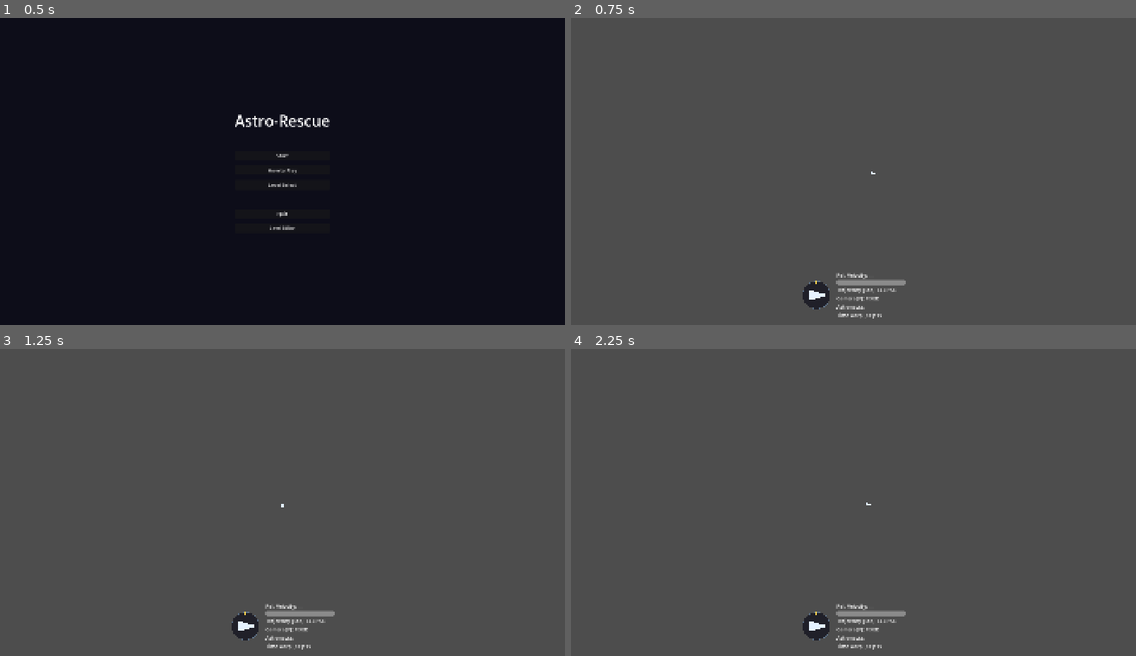
Above: before the commit, frames 1-4 (two rows, left to right).
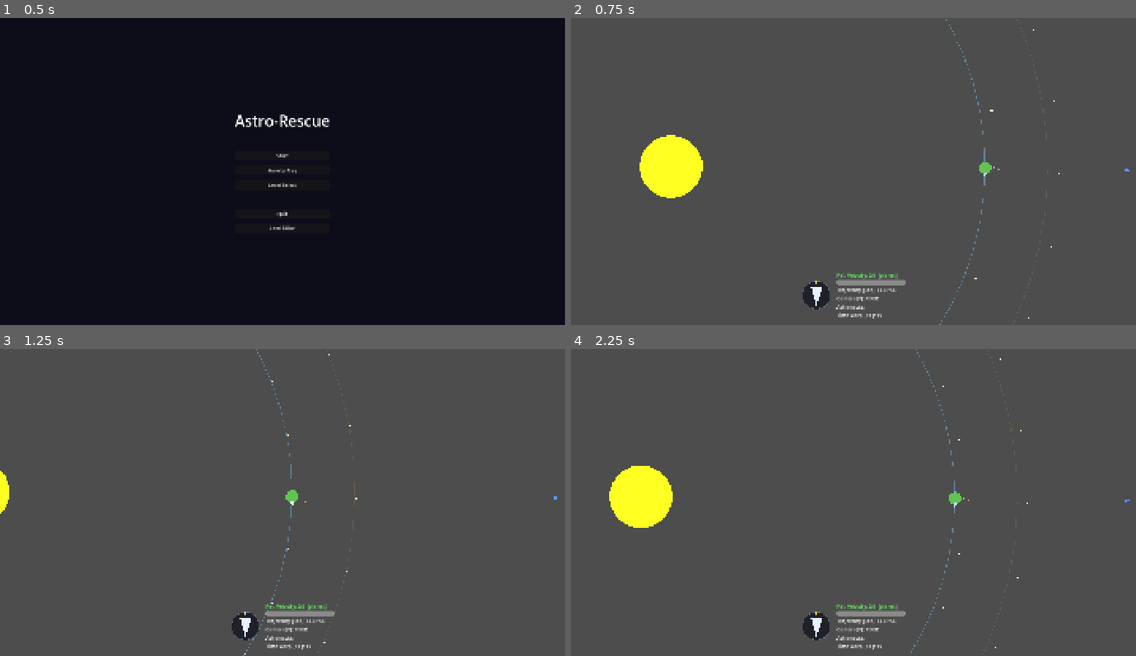
Above: after the commit, the same moments.

Repository: swan-eternal/astrorescue
Game: Godot game, scene res://scenes/main_menu.tscn
The game is run twice, just before and just after one commit, with the same random seed, the same clock (stepped at 60 frames per second) and the same inputs.
Inputs (mouse positions are in pixels of both pictures, inside the frame that each line leads up to):
- Up to frame 1 (0.5 s): no input
- Up to frame 2 (0.75 s): click "Start" at 0.5 s
- Up to frame 3 (1.25 s): no input
- Up to frame 4 (2.25 s): tap Enter at 1.25 s; move the mouse to (977, 487) at 1.27 s; hold D (rotate_right) 1.28-2 s; tap F (toggle_free_camera) at 1.35 s; click (977, 487) at 1.42 s; tap R (restart) at 2 s; drag from (740, 517) to (825, 563) at 2.02 s

Frame 1 is identical in both runs. In frame 2, 2.3% of the frame differs, in the area x 12-99%, y 0-100%; in frame 3, 0.7%; in frame 4, 2.3%.
Error before the commit: Parse Error: Unexpected identifier "Note" in class body. (res://scripts/level_loader.gd:273)

Commit message:
feat(gameplay): pause menu + 16x time warp
Bundled two gameplay-side additions + one polish fix per Jason's
preference for fewer larger commits.

1) Pause menu (new feature)
   - scripts/pause_menu.gd (new, ~98 lines): extends CanvasLayer,
     process_mode = PROCESS_MODE_ALWAYS so it stays interactive
     while the rest of the game tree is paused, layer = 100 to
     draw over the HUD. Builds UI in _ready: full-rect Control +
     centered PanelContainer + 'Paused' label + Continue + Main
     Menu buttons.
   - scripts/pause_menu.gd.uid (new): Godot-generated UID
   - scenes/level.tscn: added PauseMenu (CanvasLayer) node at end
     of the level tree, attached to the script.
   - Behavior:
     - Esc during gameplay → _open_pause(): panel shows,
       get_tree().paused = true. Game tree freezes (rocket physics,
       HUD updates, planets' orbits).
     - Esc while paused → _on_continue_pressed(): unpauses, hides.
     - Continue button → same as Esc-while-paused.
     - Main Menu button → unpauses first (so the next scene isn't
       frozen), then change_scene_to_file(main_menu.tscn).
   - No conflict with rocket.gd's _unhandled_input — that one
     only handles 'restart' (R key).

2) Time warp 16x step (scripts/rocket.gd)
   - TIME_WARP_LEVELS extended from [1, 2, 4, 8] to [1, 2, 4, 8, 16].
     > now cycles 1×→2×→4×→8×→16×. < reverses. 32× deliberately not
     added (Jason's call after 22:59 EDT 'add another time warp
     step at 16x').

3) Polish: doc-comment ## → # in scripts/level_loader.gd
   - The 'PlanetContainer renamed to BodyContainer' note had ##
     prepended (slipped in during the rename commit), which Godot
     treats as a docstring on the next function. Stripped the ##
     prefix.

4) Astro-Rescue.md TODO refresh
   - Section 3: TIME_WARP + pause menu marked done

Skipped: export_presets.cfg has a drive-by change (Godot auto-
bumped the Windows Desktop preset name to '_v0.5'). Not a real
change, not in the commit.

Diff:
--- a/scenes/level.tscn
+++ b/scenes/level.tscn
@@ -5,6 +5,7 @@
 [ext_resource type="PackedScene" uid="uid://f287r1g8xsim" path="res://scenes/hud.tscn" id="3_hud"]
 [ext_resource type="Script" uid="uid://cqatk6q3c3jym" path="res://scripts/rocket_camera.gd" id="4_rcam"]
 [ext_resource type="Script" path="res://scripts/level_loader.gd" id="5_loader"]
+[ext_resource type="Script" path="res://scripts/pause_menu.gd" id="6_pause"]
 
 [node name="level" type="Node2D"]
 
@@ -25,3 +26,6 @@
 
 [node name="LevelLoader" type="Node" parent="."]
 script = ExtResource("5_loader")
+
+[node name="PauseMenu" type="CanvasLayer" parent="."]
+script = ExtResource("6_pause")
--- a/scripts/level_loader.gd
+++ b/scripts/level_loader.gd
@@ -270,8 +270,8 @@
 ## lookup to find their host. The body_label lookup bug (commit
 ## `68bb4ba`) is gone with the new architecture.
 
-Note: "PlanetContainer" was renamed to "BodyContainer" in 2026-07-07
-when the container's actual role expanded to hold asteroids too.
+# Note: "PlanetContainer" was renamed to "BodyContainer" in 2026-07-07
+# when the container's actual role expanded to hold asteroids too.
 static func _instantiate_planet_moon(planet: Node2D, spec: Dictionary) -> void:
 	var moon := MOON_SCENE.instantiate()
 	planet.add_child(moon)
--- /dev/null
+++ b/scripts/pause_menu.gd
@@ -0,0 +1,99 @@
+extends CanvasLayer
+##
+## PauseMenu: appears when player presses Esc during gameplay.
+## Pauses the game tree and shows a small panel with Continue
+## (resume) and Main Menu (return to main menu) options.
+##
+## Self-contained: builds its UI in _ready, handles its own Esc
+## input via _unhandled_input, and uses PROCESS_MODE_ALWAYS so it
+## stays interactive while the rest of the game is paused. Layer
+## set high so it draws over the HUD.
+##
+
+const MAIN_MENU_SCENE := "res://scenes/main_menu.tscn"
+
+# Cached so we can show/hide the panel without rebuilding it.
+var _panel: PanelContainer
+
+
+func _ready() -> void:
+	# Stay interactive while the rest of the game tree is paused —
+	# otherwise the Continue button would be unclickable.
+	process_mode = Node.PROCESS_MODE_ALWAYS
+	# Draw above the HUD (which sits at default layer 1).
+	layer = 100
+	_build_ui()
+	_panel.visible = false
+
+
+## Build the pause panel: "Paused" label + Continue / Main Menu
+## buttons, centered on the screen.
+func _build_ui() -> void:
+	# Full-rect Control so the panel can be centered via anchor.
+	var root := Control.new()
+	root.set_anchors_and_offsets_preset(Control.PRESET_FULL_RECT)
+	# Eat mouse input over the backdrop so a stray click while paused
+	# doesn't fall through to anything behind us. (Setting to STOP on
+	# a full-rect Control above the gameplay is the standard way to
+	# dim/lock the screen during a modal.)
+	root.mouse_filter = Control.MOUSE_FILTER_STOP
+	add_child(root)
+
+	_panel = PanelContainer.new()
+	_panel.custom_minimum_size = Vector2(280, 0)
+	_panel.set_anchors_and_offsets_preset(Control.PRESET_CENTER)
+	root.add_child(_panel)
+
+	var vbox := VBoxContainer.new()
+	vbox.add_theme_constant_override("separation", 16)
+	_panel.add_child(vbox)
+
+	var title := Label.new()
+	title.text = "Paused"
+	title.horizontal_alignment = HORIZONTAL_ALIGNMENT_CENTER
+	title.add_theme_font_size_override("font_size", 32)
+	vbox.add_child(title)
+
+	var continue_btn := Button.new()
+	continue_btn.text = "Continue"
+	continue_btn.pressed.connect(_on_continue_pressed)
+	vbox.add_child(continue_btn)
+
+	var main_menu_btn := Button.new()
+	main_menu_btn.text = "Main Menu"
+	main_menu_btn.pressed.connect(_on_main_menu_pressed)
+	vbox.add_child(main_menu_btn)
+
+
+## Esc handling: pause from gameplay, or resume if already paused.
+## Uses _unhandled_input so it doesn't swallow events meant for the
+## rocket's input handler unless they're Esc (we set_input_as_handled
+## only after we've decided to act).
+func _unhandled_input(event: InputEvent) -> void:
+	if not (event is InputEventKey and event.pressed and event.keycode == KEY_ESCAPE):
+		return
+	if get_tree().paused:
+		_on_continue_pressed()
+	else:
+		_open_pause()
+	get_viewport().set_input_as_handled()
+
+
+## Show the panel and pause the game tree.
+func _open_pause() -> void:
+	_panel.visible = true
+	get_tree().paused = true
+
+
+## Hide the panel and resume the game tree. Called by both the
+## Continue button and the Esc-while-paused path.
+func _on_continue_pressed() -> void:
+	_panel.visible = false
+	get_tree().paused = false
+
+
+## Unpause then change scene. Unpause first so the new scene isn't
+## frozen when it loads.
+func _on_main_menu_pressed() -> void:
+	get_tree().paused = false
+	get_tree().change_scene_to_file(MAIN_MENU_SCENE)
--- a/scripts/rocket.gd
+++ b/scripts/rocket.gd
@@ -149,7 +149,7 @@
 # 0 = 1× (real-time), max = 8×. Engine.time_scale drives the global
 # sim rate — physics, _process, etc. all run faster, and delta scales
 # with it, so fuel burn at 8× is 8× per thrust tick.
-const TIME_WARP_LEVELS: Array[float] = [1.0, 2.0, 4.0, 8.0]
+const TIME_WARP_LEVELS: Array[float] = [1.0, 2.0, 4.0, 8.0, 16.0]
 
 # Current index into TIME_WARP_LEVELS.
 var time_warp_index: int = 0
Not shown, added: scripts/pause_menu.gd.uid
Not shown, changed: Astro-Rescue.md
